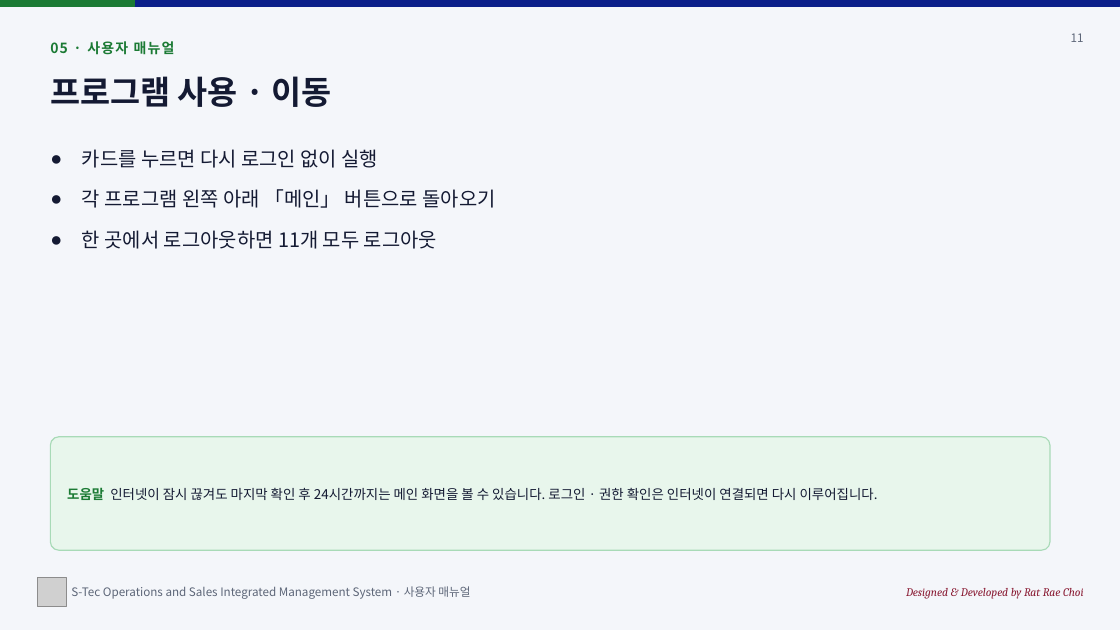
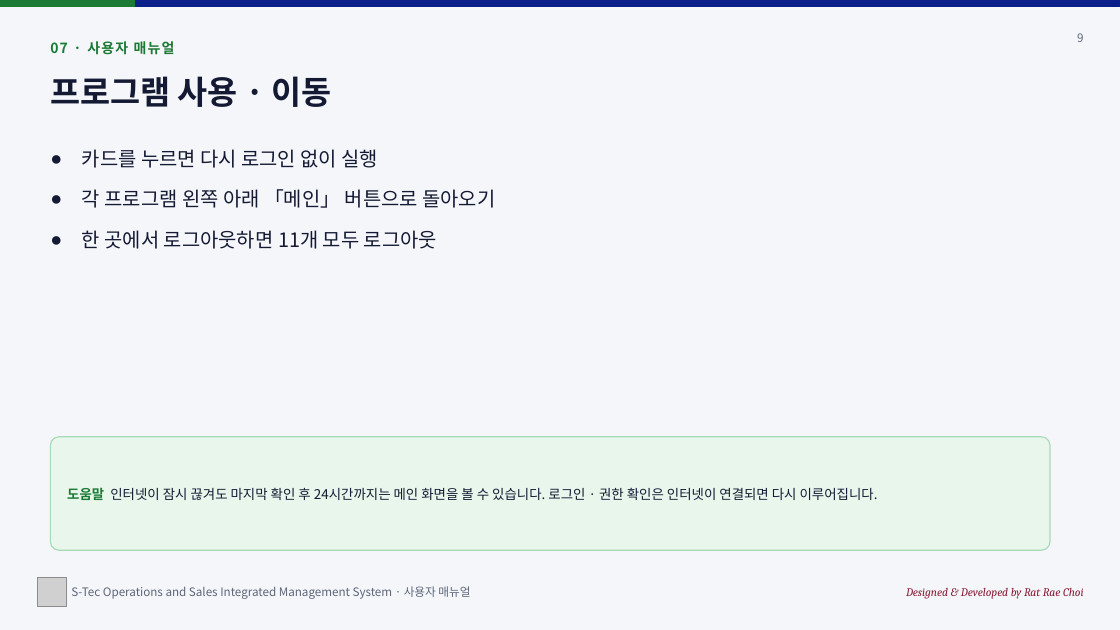
Before and after one commit to sadness500-boop/S-Tec-Operations-and-Sales-Integrated-Management-System, a slide deck: slide 9 of manuals/stec-user-manual.pptx (slide 11 before the commit). Drawn at 1120x630 pixels with LibreOffice and Linux fonts; fonts in the diff are those of the drawing; grey boxes stand for pictures. Boxes give left, top, right and bottom in pixels: in the first picture for what was removed or moved away, otherwise in the second. Text is boxed around its words. In the diff, an @@ line names an element or a change of style, - is before the commit and + after.

```diff
--- a/manuals/stec-user-manual.pptx
+++ b/manuals/stec-user-manual.pptx
@@ text at (50,41,175,55): text changed @@
-05 · 사용자 매뉴얼
+07 · 사용자 매뉴얼
@@ text at (1077,33,1083,42): text changed @@
-11
+9
```
Also in this commit, not shown: 13 other slides changed, 5 slides removed, 11 other files.
